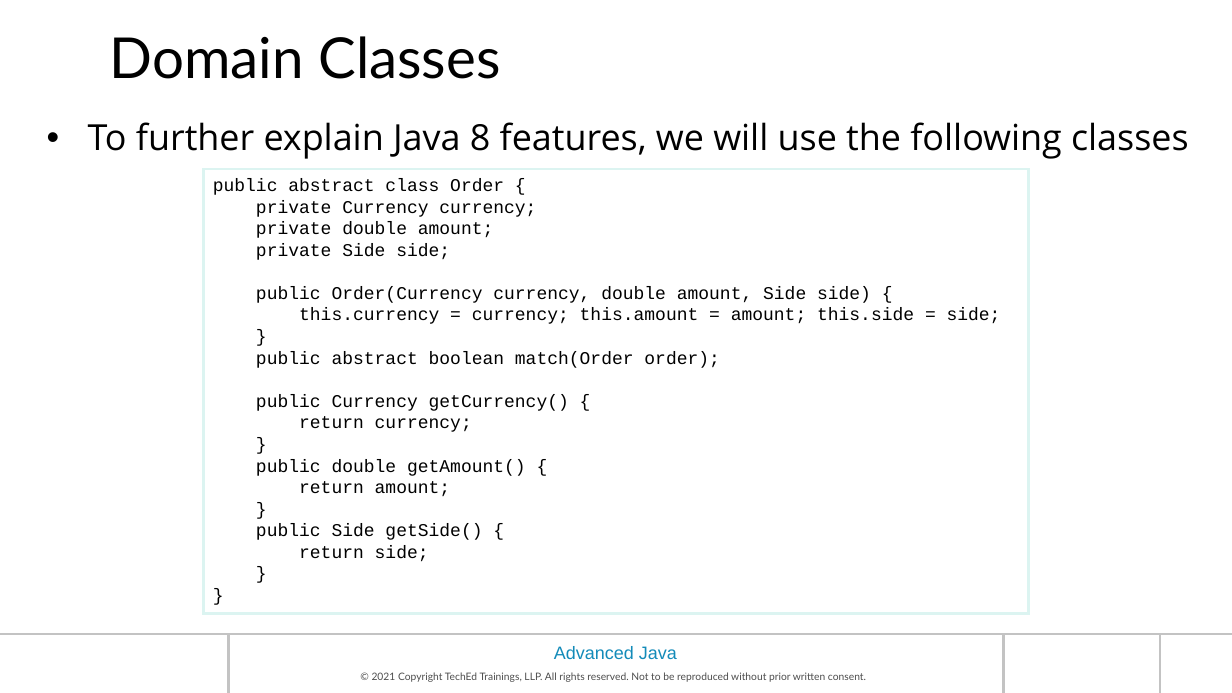
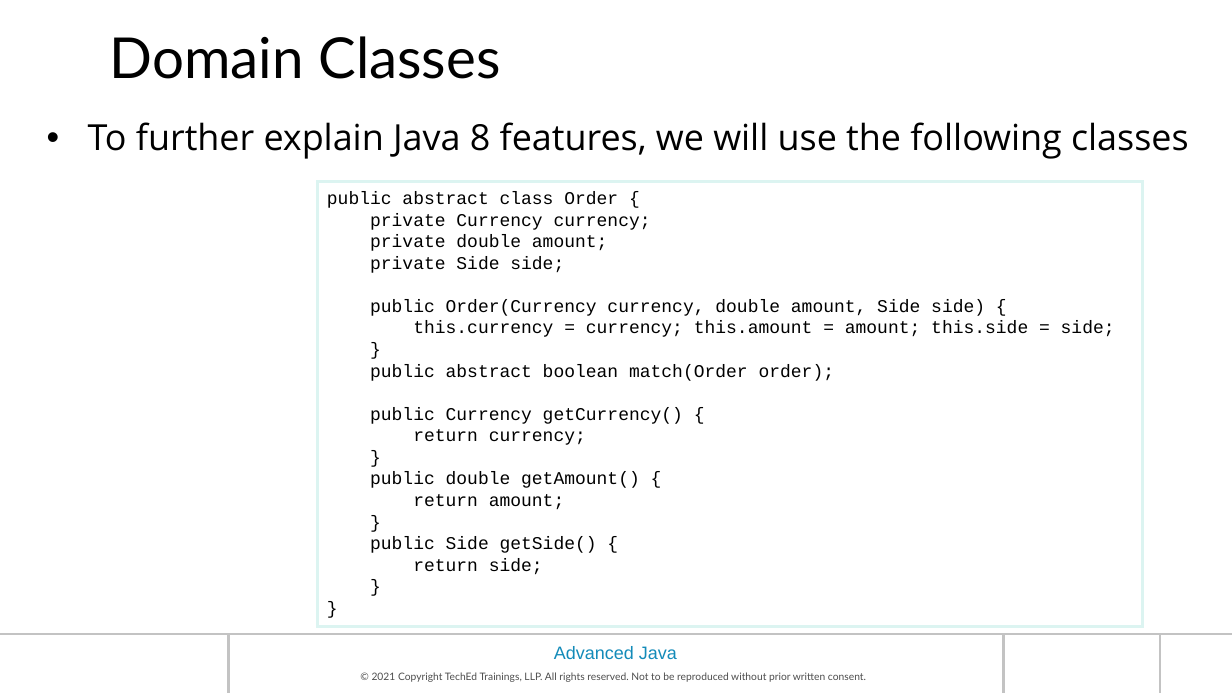
Before and after one commit to prabhat1510/maveric2122, a slide deck: slide 23 of HAN_AdvancedJava_Ch01-LambdaExpressions.pptx. Drawn at 1232x693 pixels with LibreOffice and Linux fonts; fonts in the diff are those of the drawing; background and template pictures are left out. Boxes give left, top, right and bottom in pixels: in the first picture for what was removed or moved away, otherwise in the second. Text is boxed around its words. In the diff, an @@ line names an element or a change of style, - is before the commit and + after.

```diff
--- a/HAN_AdvancedJava_Ch01-LambdaExpressions.pptx
+++ b/HAN_AdvancedJava_Ch01-LambdaExpressions.pptx
@@ rectangle "public abstract class Order { ...": place and size @@
-rectangle "public abstract class Order { ..." at (204, 169, 1029, 614)
+rectangle "public abstract class Order { ..." at (318, 182, 1142, 627)
```
Also in this commit, not shown: 1 other file.
